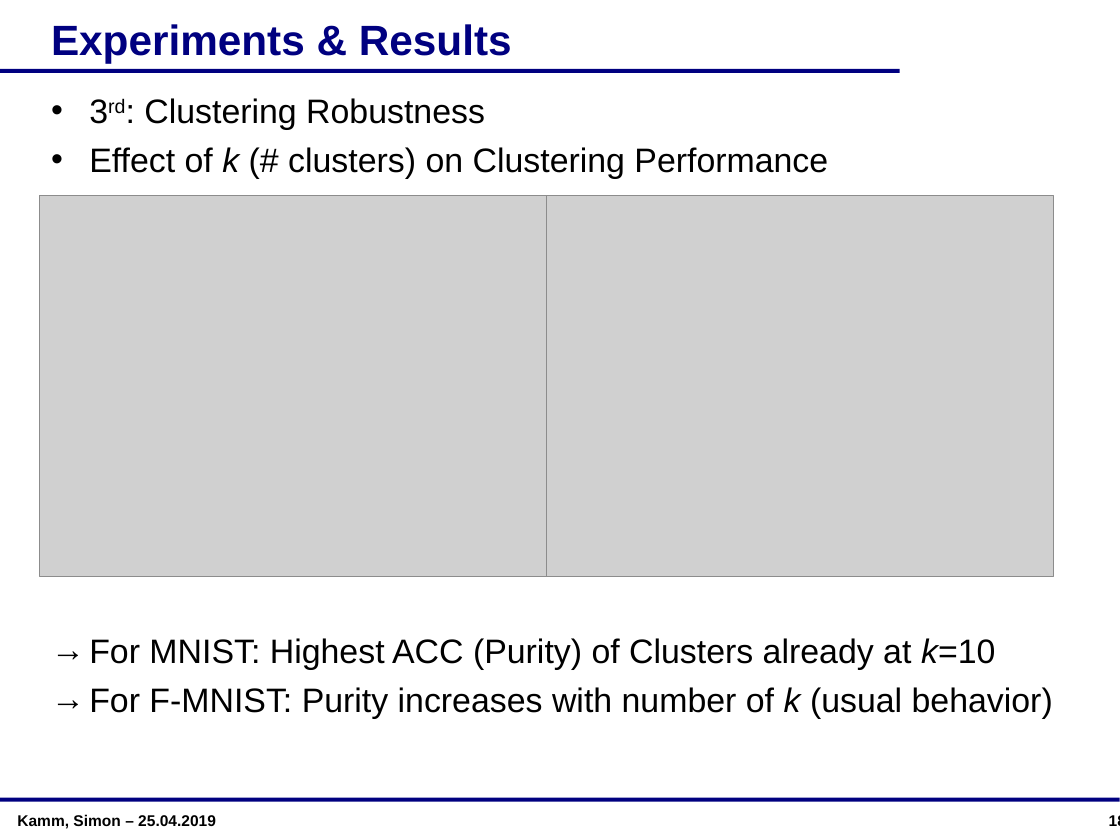
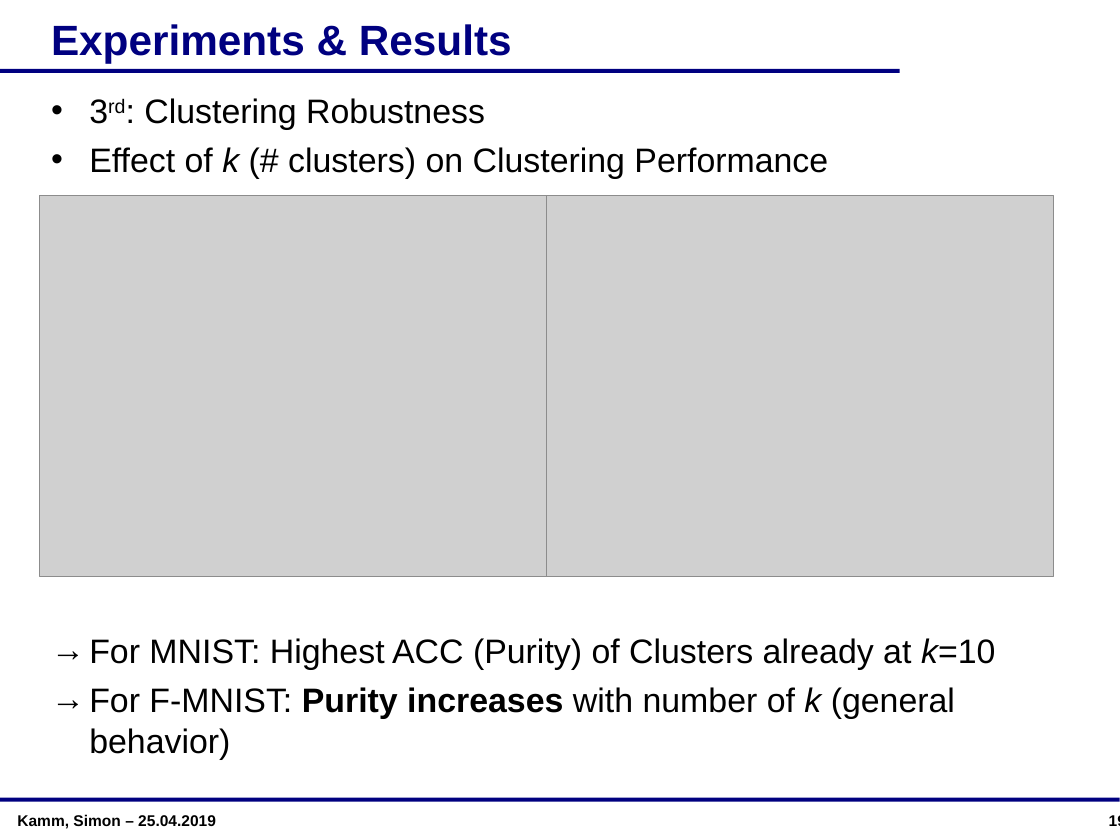
Before and after one commit to simonbuerste/Forschungsarbeit, a slide deck: slide 19 of Documentation/Pres_ResearchThesis_KammSimon.ppt (slide 18 before the commit). Drawn at 1120x840 pixels with LibreOffice and Linux fonts; fonts in the diff are those of the drawing; grey boxes stand for pictures; background and template pictures are left out. Boxes give left, top, right and bottom in pixels: in the first picture for what was removed or moved away, otherwise in the second. Text is boxed around its words. In the diff, an @@ line names an element or a change of style, - is before the commit and + after.

```diff
--- a/Documentation/Pres_ResearchThesis_KammSimon.ppt
+++ b/Documentation/Pres_ResearchThesis_KammSimon.ppt
@@ text at [89,687,955,760]: text changed @@
-→ For F-MNIST: Purity increases with number of k (usual behavior)
+→ For F-MNIST: Purity increases with number of k (general behavior)
```
Also in this commit, not shown: 11 other slides changed, 1 slide added.
